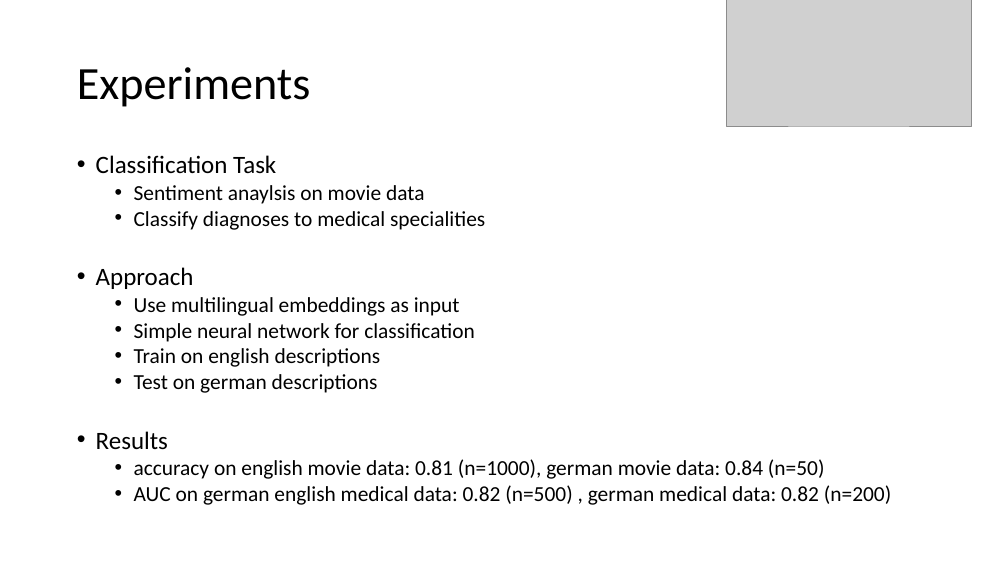
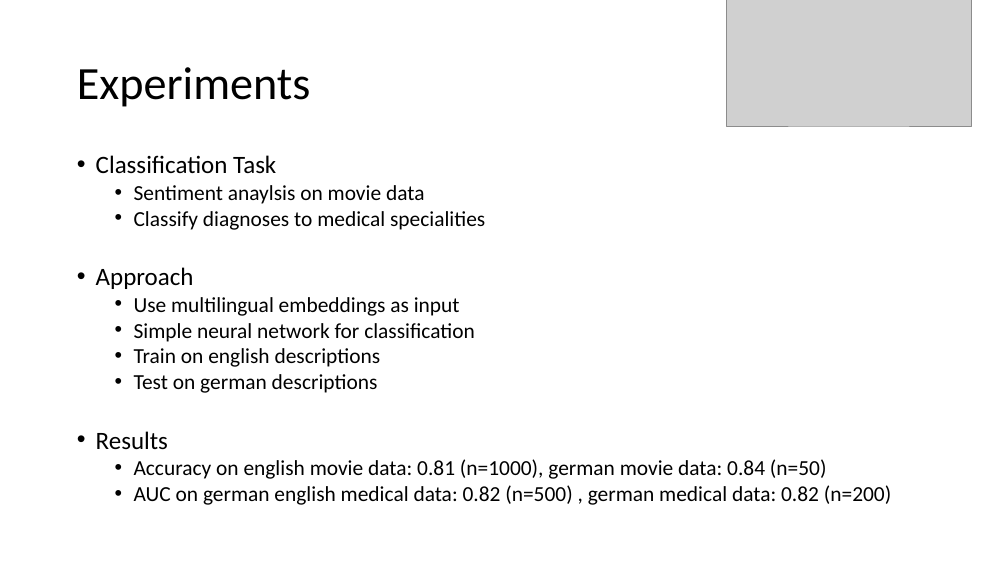
Before and after one commit to markusul/datathon_significant, a slide deck: slide 10 of Datathon_Microsoft.pptx (slide 8 before the commit). Drawn at 1008x567 pixels with LibreOffice and Linux fonts; fonts in the diff are those of the drawing; grey boxes stand for pictures. Boxes give left, top, right and bottom in pixels: in the first picture for what was removed or moved away, otherwise in the second. Text is boxed around its words. In the diff, an @@ line names an element or a change of style, - is before the commit and + after.

```diff
--- a/Datathon_Microsoft.pptx
+++ b/Datathon_Microsoft.pptx
@@ text at (134, 459, 827, 479): text changed @@
-  • accuracy on english movie data: 0.81 (n=1000), german movie data: 0.84 (n=50)
+  • Accuracy on english movie data: 0.81 (n=1000), german movie data: 0.84 (n=50)
```
Also in this commit, not shown: 3 other slides changed, 2 slides added.
